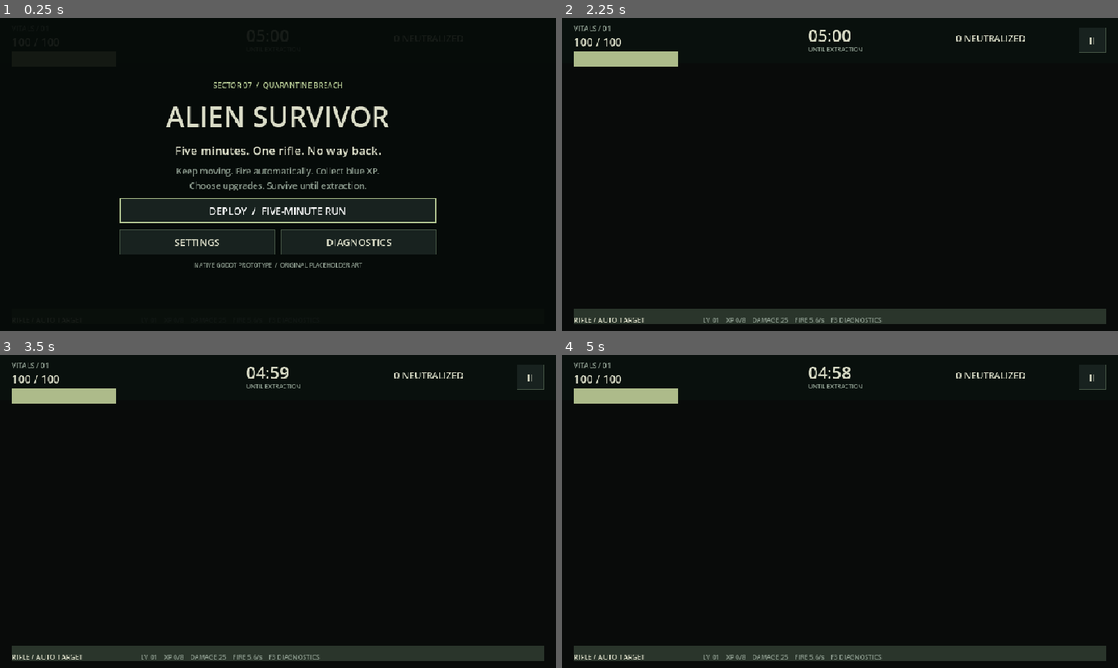
Above: before the commit, frames 1-4 (two rows, left to right).
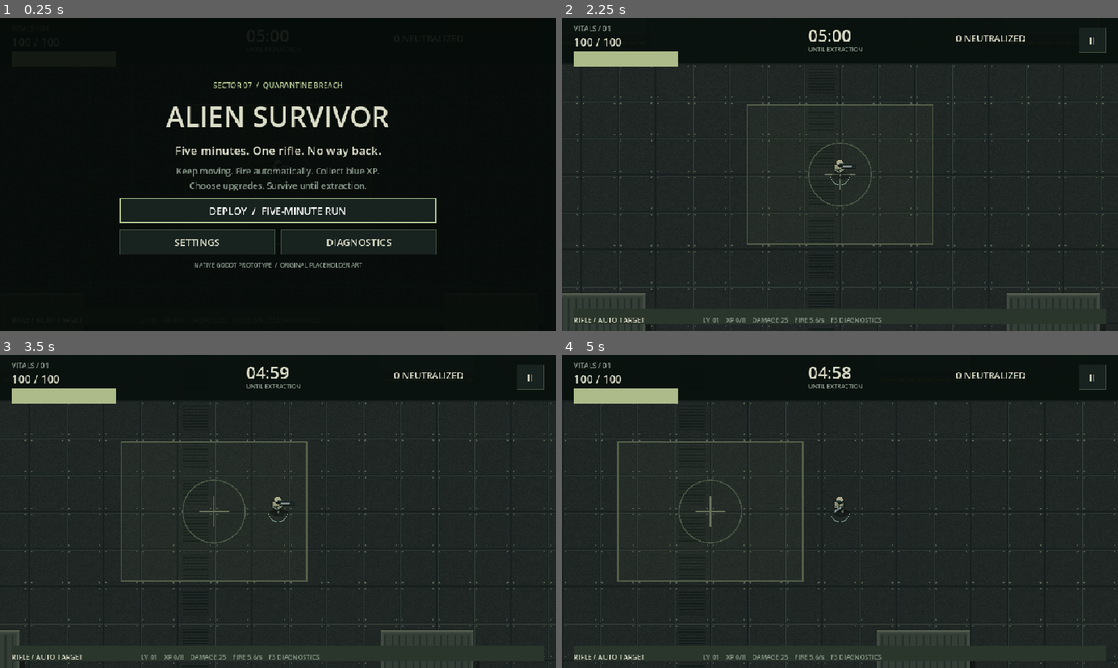
Above: after the commit, the same moments.

Repository: Dystx/Alien-Survivor
Game: Godot game, scene res://scenes/main.tscn
Same seed, same stepped clock (60 frames per second), same inputs: the game is played once before the commit and once after it.
Inputs (mouse positions are in pixels of both pictures, inside the frame that each line leads up to):
- Up to frame 1 (0.25 s): no input
- Up to frame 2 (2.25 s): click "DEPLOY / FIVE-MINUTE RUN" at 0.5 s; click "II" at 1.25 s; click "RESTART RUN" at 2 s
- Up to frame 3 (3.5 s): tap Enter at 2.75 s; move the mouse to (400, 495) at 2.77 s; hold D (move_right) from 2.78 s (still down); click (400, 495) at 2.92 s
- Up to frame 4 (5 s): release D (move_right) at 3.5 s; drag from (728, 527) to (812, 574) at 3.52 s; move the mouse to (895, 442) at 4.27 s; hold D (move_right) from 4.28 s (still down)

The runs differ from the first frame. In frame 2, 66% of the frame differs, in the area x 0-100%, y 14-100%; in frame 3, 66%; in frame 4, 66%.
Error before the commit: Parse Error: Cannot infer the type of "foot" variable because the value doesn't have a set type. (res://scripts/sprite_factory.gd:47)

Commit message:
fix: type sprite generation loops for Godot compilation

Diff:
--- a/game/scripts/sprite_factory.gd
+++ b/game/scripts/sprite_factory.gd
@@ -43,7 +43,7 @@
 	var ink := Color("111916")
 	_ellipse(image, base + Vector2(1, 2), Vector2(16, 6), Color(0, 0, 0, 0.36))
 	if soldier:
-		for sign_value in [-1.0, 1.0]:
+		for sign_value: float in [-1.0, 1.0]:
 			var foot := base + sideways * sign_value * 6.0 + projected * stride * sign_value * 3.0
 			_line(image, body + sideways * sign_value * 4.0 + Vector2(0, 5), foot, 3.0, ink)
 			_line(image, body + sideways * sign_value * 4.0 + Vector2(0, 5), foot - Vector2(0, 2), 2.0, Color("596353"))
@@ -67,7 +67,7 @@
 	else:
 		body += Vector2(0, 4)
 		for pair in range(3):
-			for sign_value in [-1.0, 1.0]:
+			for sign_value: float in [-1.0, 1.0]:
 				var root := body + projected * (float(pair) * 7.0 - 7.0)
 				var swing := sin(float(frame) * PI / 2.0 + float(pair) * 1.8) * sign_value
 				var knee := root + sideways * sign_value * 13.0 - projected * (2.0 + swing * 3.0)
@@ -84,7 +84,7 @@
 			_ellipse(image, center + Vector2(-2, -2), Vector2(width - 3, 2), Color("869158"))
 		var head := body + projected * 12.0 + Vector2(0, -3)
 		_ellipse(image, head, Vector2(5, 4), Color("27392a"))
-		for sign_value in [-1.0, 1.0]:
+		for sign_value: float in [-1.0, 1.0]:
 			var eye := head + sideways * sign_value * 3.0 + projected * 2.0
 			_ellipse(image, eye, Vector2(1, 1), Color("efba62"))
 			_line(image, head + sideways * sign_value * 3.0, head + projected * 6.0 + sideways * sign_value * 3.0, 1, Color("beb184"))
@@ -105,7 +105,7 @@
 			if index == 3 and x > 9 and x < 55 and y > 9 and y < 55 and y % 5 <= 1:
 				c = Color("131c1a")
 			image.set_pixel(x, y, c)
-	for corner in [Vector2(5, 5), Vector2(58, 5), Vector2(5, 58), Vector2(58, 58)]:
+	for corner: Vector2 in [Vector2(5, 5), Vector2(58, 5), Vector2(5, 58), Vector2(58, 58)]:
 		_ellipse(image, corner, Vector2(1, 1), Color("566052"))
 	return ImageTexture.create_from_image(image)
 
